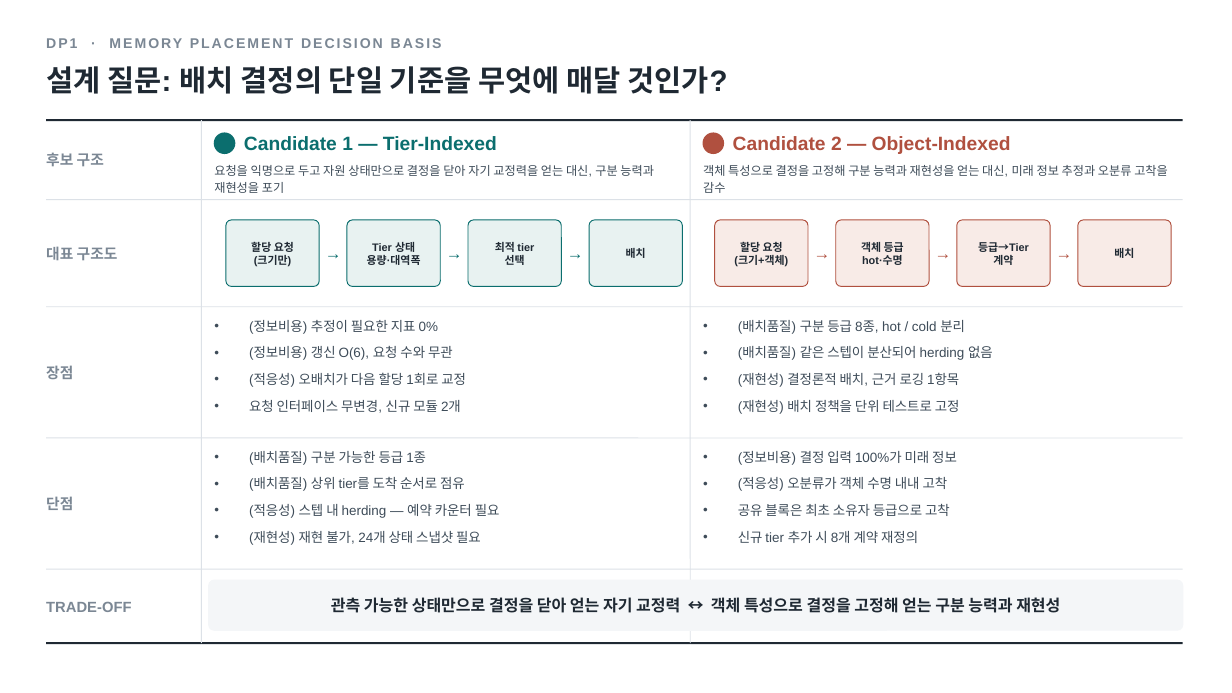
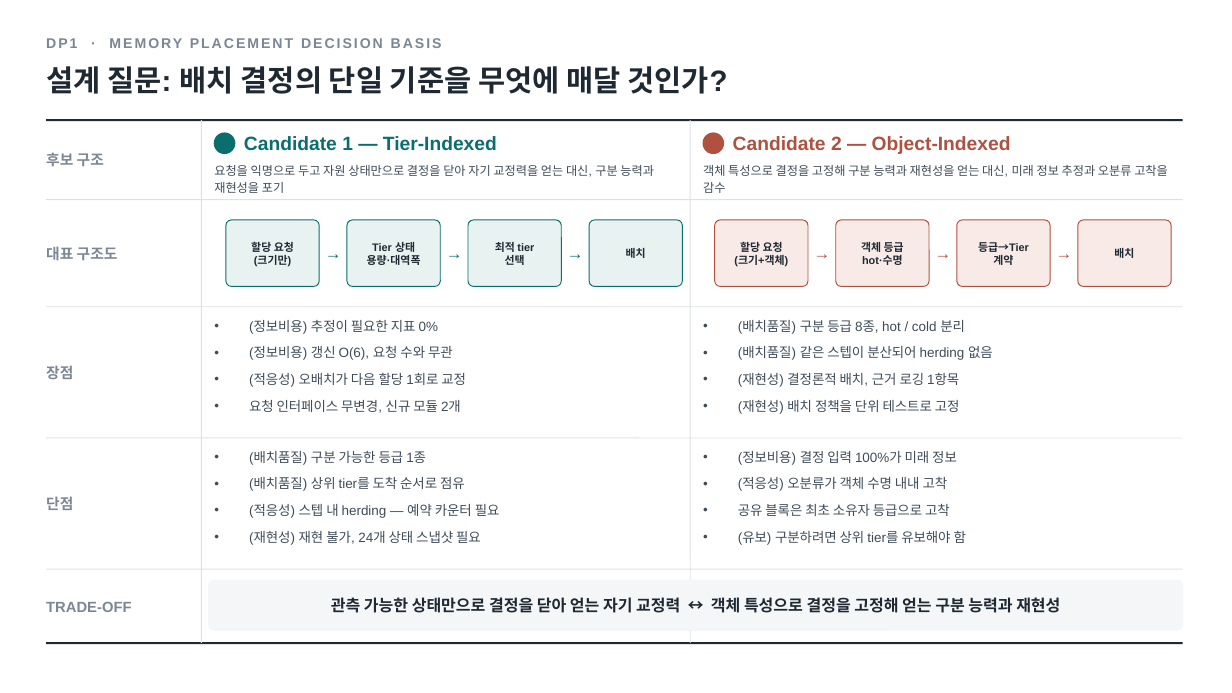
Before and after one commit to mkim0628/vllm, a slide deck: slide 2 of doc-mk/ppt/vllm-dp1-dp2-candidate-comparison.pptx. Drawn at 1232x693 pixels with LibreOffice and Linux fonts; fonts in the diff are those of the drawing. Boxes give left, top, right and bottom in pixels: in the first picture for what was removed or moved away, otherwise in the second. Text is boxed around its words. In the diff, an @@ line names an element or a change of style, - is before the commit and + after.

```diff
--- a/doc-mk/ppt/vllm-dp1-dp2-candidate-comparison.pptx
+++ b/doc-mk/ppt/vllm-dp1-dp2-candidate-comparison.pptx
@@ text at [738,531,966,545]: text changed @@
-• 신규 tier 추가 시 8개 계약 재정의
+• (유보) 구분하려면 상위 tier를 유보해야 함
```
Also in this commit, not shown: 1 other slide changed, 5 other files.
